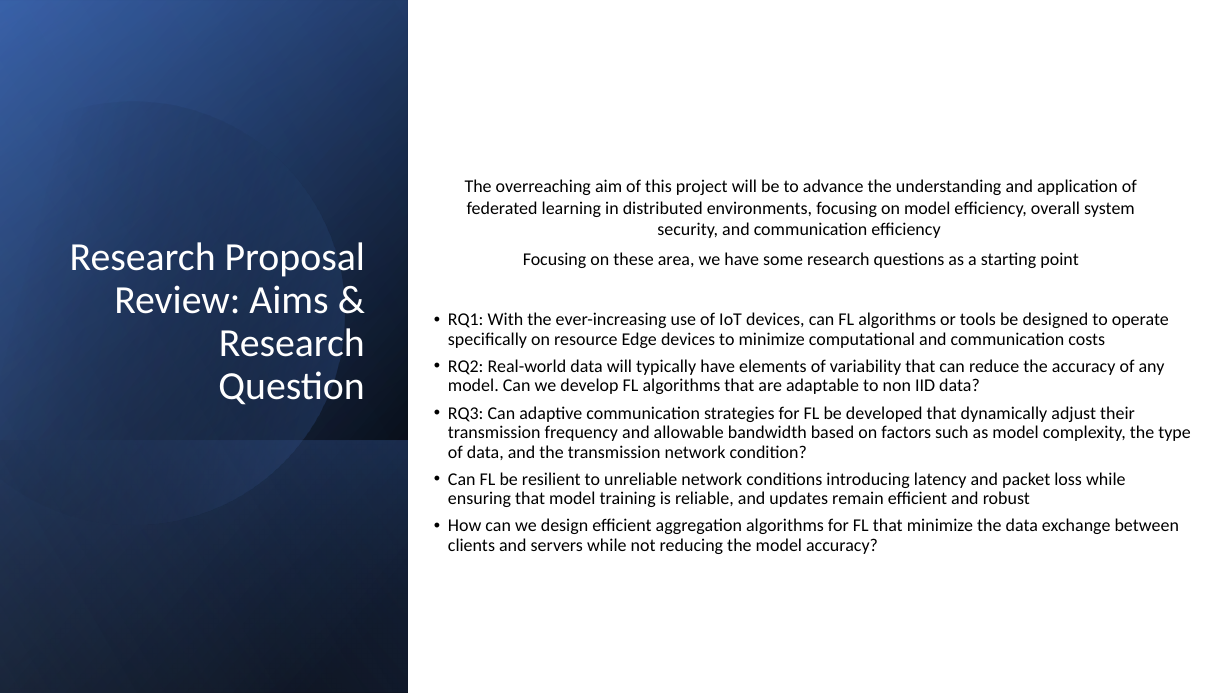
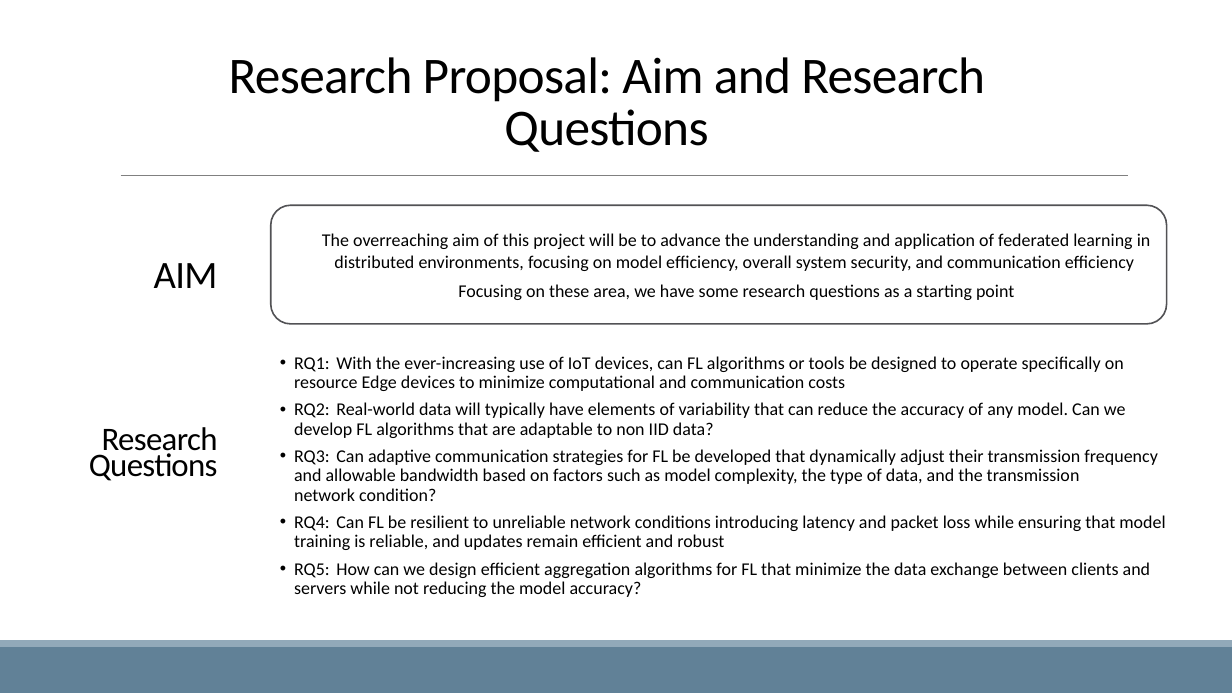
Before and after one commit to ofithcheallaigh/phd, a slide deck: slide 4 of Presentations/Supervisor Meetings/2024/20240209.pptx. Drawn at 1232x693 pixels with LibreOffice and Linux fonts; fonts in the diff are those of the drawing. Boxes give left, top, right and bottom in pixels: in the first picture for what was removed or moved away, otherwise in the second. Text is boxed around its words. In the diff, an @@ line names an element or a change of style, - is before the commit and + after.

```diff
--- a/Presentations/Supervisor Meetings/2024/20240209.pptx
+++ b/Presentations/Supervisor Meetings/2024/20240209.pptx
@@ rectangle removed at [0, 0, 409, 693] @@
@@ rectangle removed at [0, 1, 409, 693] @@
@@ rectangle removed at [0, 0, 409, 693] @@
@@ freeform shape removed at [0, 52, 395, 567] @@
@@ title at [229, 57, 985, 152]: text changed; size 31 to 40 pt; text colour #FFFFFF to #000000 @@
-Research Proposal Review: Aims & Research Question
+Research Proposal: Aim and Research Questions
@@ line added from (121, 176) to (1128, 176), #808080 0.5 pt @@
@@ rounded rectangle added at [271, 205, 1167, 323], outline #525256 1.25 pt @@
@@ text "The overreaching aim of this ..." rewrapped from [465, 179, 1137, 268] to [322, 233, 1151, 300] @@
@@ text added at [154, 263, 218, 288], 30.2 pt, text #000000 @@
+AIM
@@ text "RQ1: With the ever-increasing use ...": place and size @@
-text "RQ1: With the ever-increasing use ..." at [448, 312, 1191, 554]
+text "RQ1: With the ever-increasing use ..." at [294, 356, 1165, 597]
@@ rectangle removed at [0, 440, 409, 693] @@
@@ text added at [89, 427, 218, 481], 25.6 pt, text #000000 @@
+Research
+Questions
@@ text at [294, 515, 1165, 597]: text changed @@
-• Can FL be resilient to unreliable network conditions introducing latency and packet loss while ensuring that model training is reliable, and updates remain efficient and robust
-• How can we design efficient aggregation algorithms for FL that minimize the data exchange between clients and servers while not reducing the model accuracy?
+• RQ4: Can FL be resilient to unreliable network conditions introducing latency and packet loss while ensuring that model training is reliable, and updates remain efficient and robust
+• RQ5: How can we design efficient aggregation algorithms for FL that minimize the data exchange between clients and servers while not reducing the model accuracy?
@@ rectangle added at [0, 647, 1232, 693], fill #618197 @@
@@ rectangle added at [0, 640, 1232, 647], fill #92A9B9 @@
```
Also in this commit, not shown: 3 other slides changed, 1 slide added.
